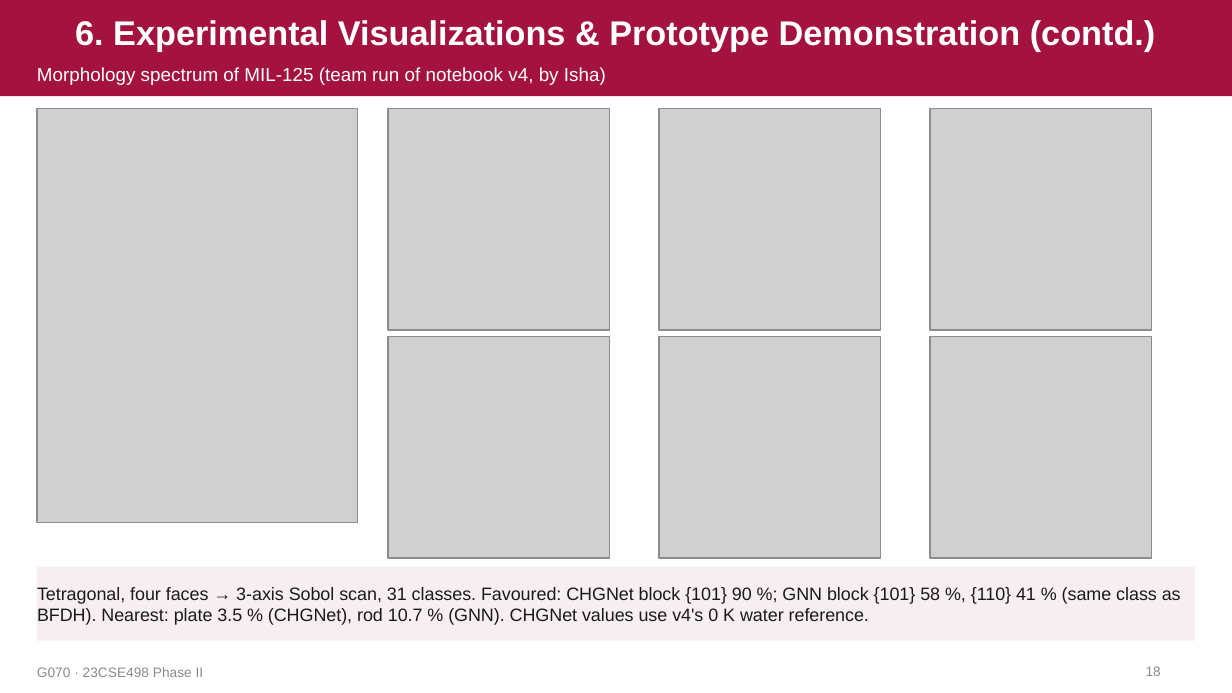
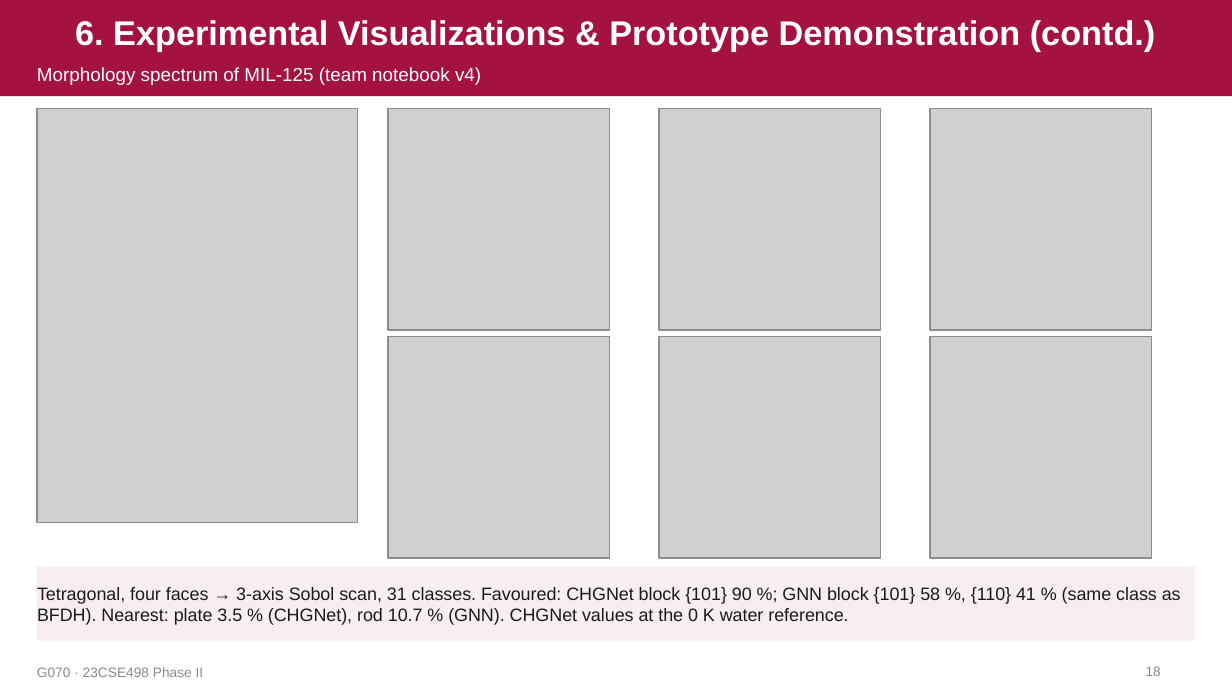
Before and after one commit to Radha-Krishna-19/fyp, a slide deck: slide 18 of docs/presentation/review_2026-11-16/G070_Phase2_Review.pptx. Drawn at 1232x693 pixels with LibreOffice and Linux fonts; fonts in the diff are those of the drawing; grey boxes stand for pictures. Boxes give left, top, right and bottom in pixels: in the first picture for what was removed or moved away, otherwise in the second. Text is boxed around its words. In the diff, an @@ line names an element or a change of style, - is before the commit and + after.

Commit message:
Review deck: references say what each was used for, water condition presented as part of the method, closing slide simplified

```diff
--- a/docs/presentation/review_2026-11-16/G070_Phase2_Review.pptx
+++ b/docs/presentation/review_2026-11-16/G070_Phase2_Review.pptx
@@ text at box(37, 67, 481, 85): text changed @@
-Morphology spectrum of MIL-125 (team run of notebook v4, by Isha)
+Morphology spectrum of MIL-125 (team notebook v4)
@@ text in rectangle at box(37, 587, 1181, 625): text changed @@
-Tetragonal, four faces → 3-axis Sobol scan, 31 classes. Favoured: CHGNet block {101} 90 %; GNN block {101} 58 %, {110} 41 % (same class as BFDH). Nearest: plate 3.5 % (CHGNet), rod 10.7 % (GNN). CHGNet values use v4's 0 K water reference.
+Tetragonal, four faces → 3-axis Sobol scan, 31 classes. Favoured: CHGNet block {101} 90 %; GNN block {101} 58 %, {110} 41 % (same class as BFDH). Nearest: plate 3.5 % (CHGNet), rod 10.7 % (GNN). CHGNet values at the 0 K water reference.
```
Also in this commit, not shown: 7 other slides changed, 1 slide added, 1 slide removed, 5 other files.
